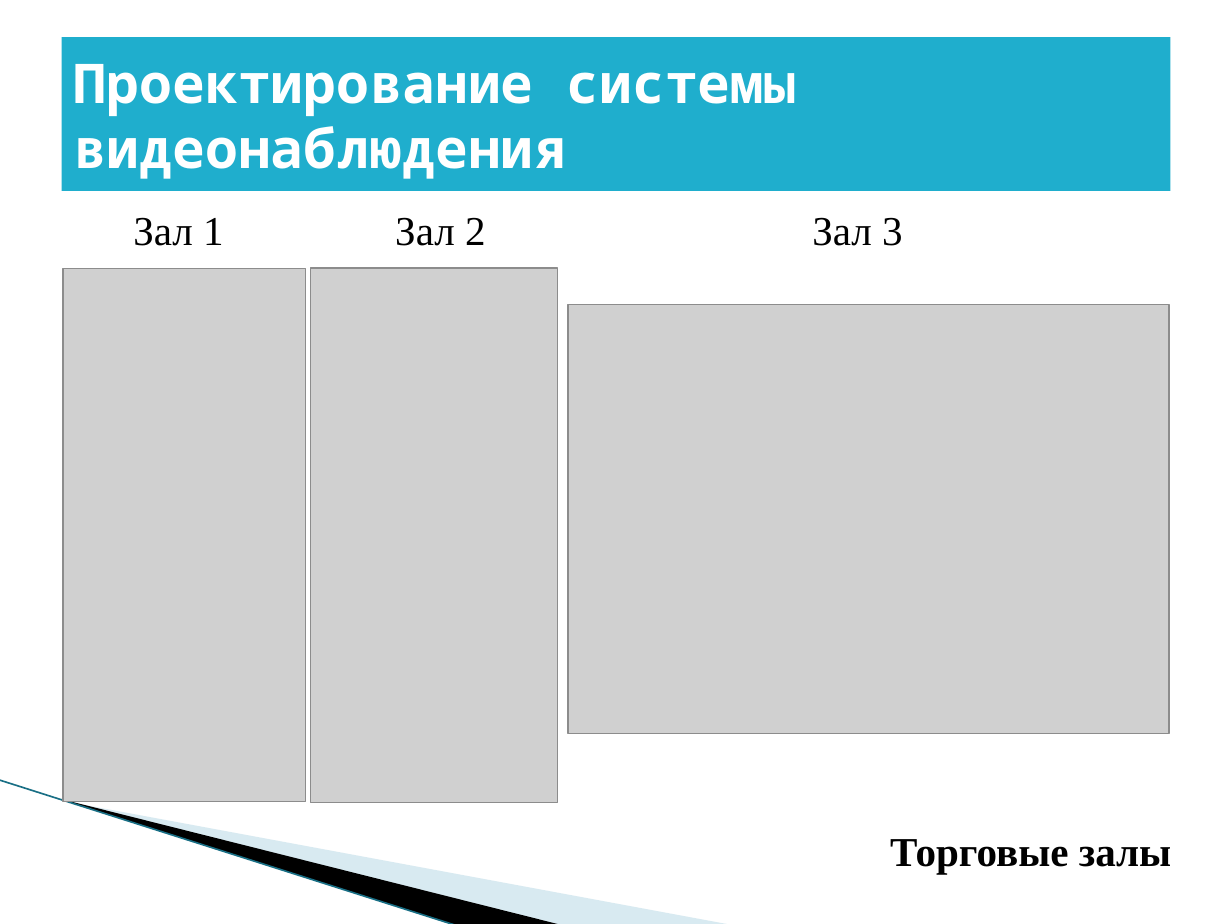
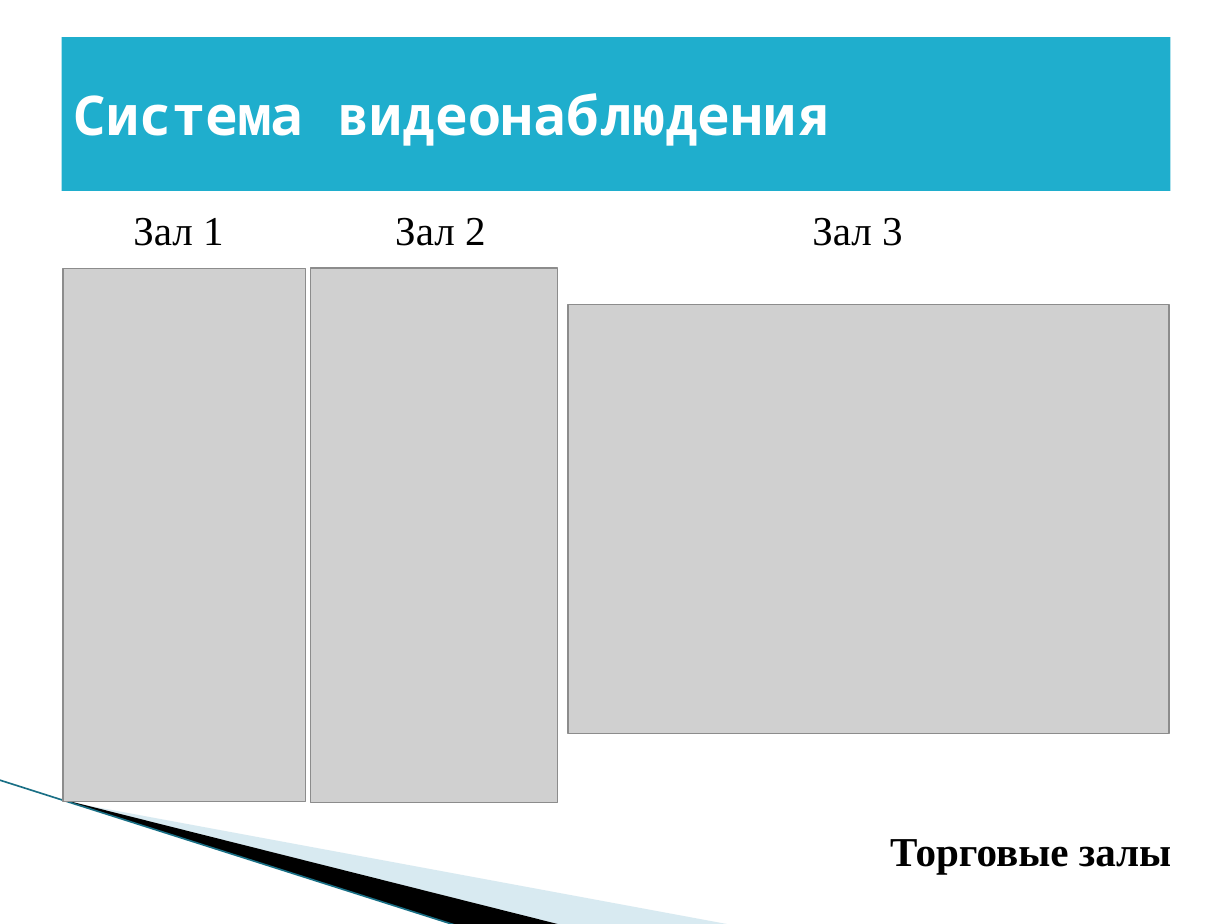
Before and after one commit to BadMax-Kirov/VKR, a slide deck: slide 24 of Выпускная квалификационная работа.pptx. Drawn at 1232x924 pixels with LibreOffice and Linux fonts; fonts in the diff are those of the drawing; grey boxes stand for pictures; background and template pictures are left out. Boxes give left, top, right and bottom in pixels: in the first picture for what was removed or moved away, otherwise in the second. Text is boxed around its words. In the diff, an @@ line names an element or a change of style, - is before the commit and + after.

```diff
--- a/Выпускная квалификационная работа.pptx
+++ b/Выпускная квалификационная работа.pptx
@@ title at [74,93,830,146]: text changed @@
-Проектирование системы видеонаблюдения
+Система видеонаблюдения
```
Also in this commit, not shown: 4 other slides changed, 6 slides added, 1 other file.
